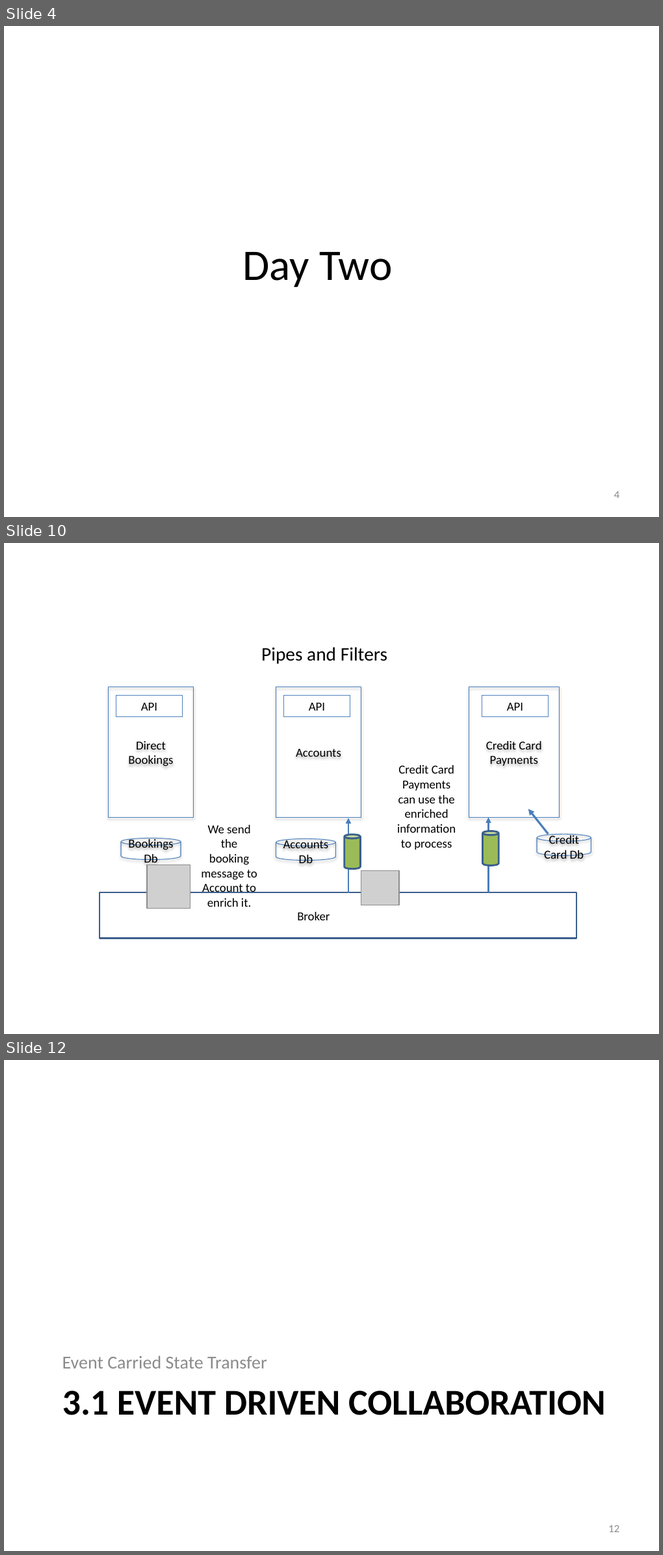
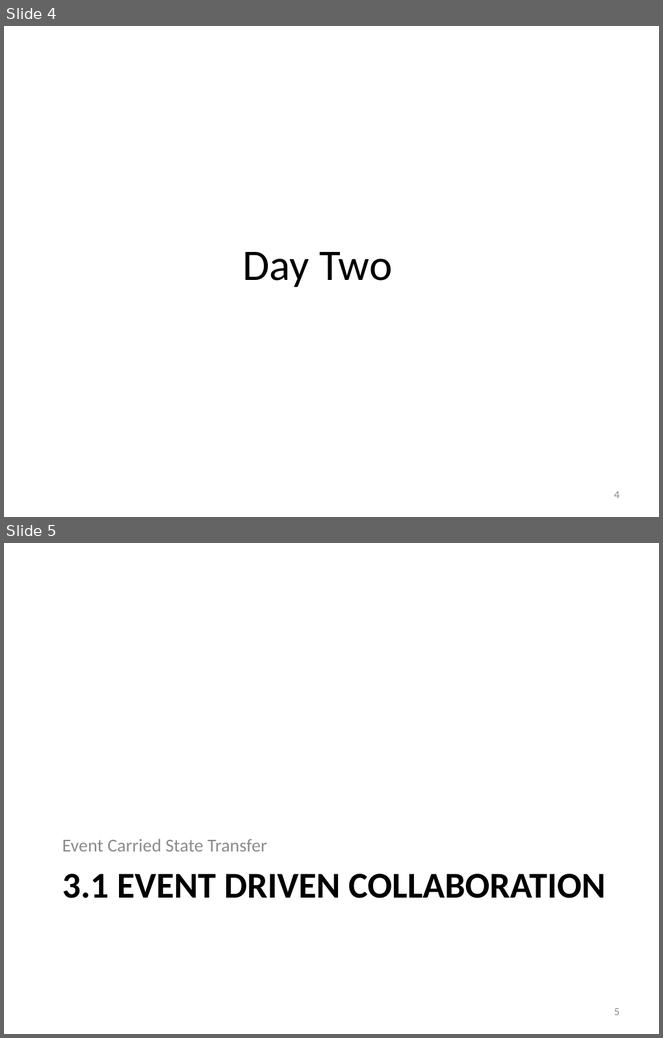
Before and after one commit to iancooper/Presentations, a slide deck: Practical Messaging - Day 2 New.pptx. Shown one above the other, each under a label of ours: slides 4, 10 and 12 before the commit, slides 4 and 5 after it; the slides between them are not shown. The pictures are 663x1555 and 663x1038 pixels, drawn with LibreOffice and Linux fonts; fonts in the diff are those of the drawing; grey boxes stand for pictures. Boxes give left, top, right and bottom in pixels: in the first picture for what was removed or moved away, otherwise in the second. Text is boxed around its words. In the diff, an @@ line names an element or a change of style, - is before the commit and + after.

```diff
--- a/Practical Messaging - Day 2 New.pptx
+++ b/Practical Messaging - Day 2 New.pptx
@@ slide 10 removed at [4, 543, 659, 1034], background #FFFFFF @@
@@ text removed at [261, 647, 388, 664] @@
-Pipes and Filters
@@ rectangle removed at [108, 687, 193, 817] @@
-Direct Bookings
@@ rectangle removed at [116, 696, 182, 717] @@
-API
@@ rectangle removed at [276, 687, 361, 817] @@
-Accounts
@@ rectangle removed at [284, 696, 350, 717] @@
-API
@@ rectangle removed at [469, 687, 559, 817] @@
-Credit Card
-Payments
@@ rectangle removed at [482, 696, 549, 717] @@
-API
@@ text removed at [397, 765, 456, 850] @@
-Credit Card Payments can use the enriched information to process
@@ arrow removed from (549, 834) to (528, 809) @@
@@ text removed at [201, 825, 258, 907] @@
-We send the booking message to Account to enrich it.
@@ cylinder removed at [345, 835, 360, 869] @@
@@ arrow removed from (348, 893) to (348, 818) @@
@@ cylinder removed at [483, 832, 499, 866] @@
@@ arrow removed from (489, 893) to (489, 817) @@
@@ cylinder removed at [538, 835, 592, 856] @@
-Credit Card Db
@@ cylinder removed at [121, 839, 181, 860] @@
-Bookings Db
@@ cylinder removed at [276, 839, 336, 861] @@
-Accounts Db
@@ picture removed at [147, 865, 190, 908] @@
@@ picture removed at [361, 871, 399, 906] @@
@@ rectangle removed at [100, 893, 577, 939] @@
@@ text removed at [297, 912, 330, 921] @@
-Broker
@@ what was slide 12 is now slide 5 @@
@@ page number at [614, 1008, 620, 1016]: text changed @@
-12
+5
```
Also in this commit, not shown: 2 slides added, 6 other slides removed, 1 other file.
